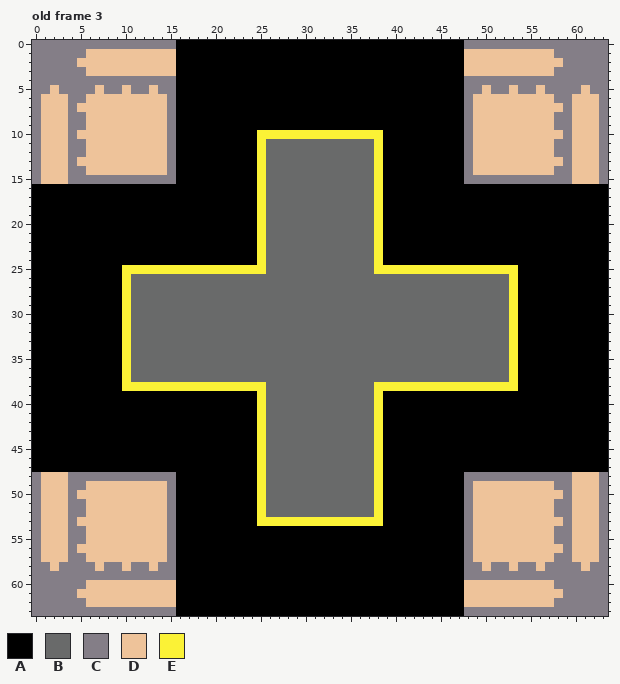
One commit to this pixel-art file: src/main/resources/Tiles.aseprite. Above, as it was before the edit.
64x64 pixels, 10 frames. Shown: old frame 3. The commit also changed other frames, which this record leaves out.
Palette (. is transparent): A #000000  B #696a6a  C #847e87  D #eec39a  E #fbf236
Pixels before, old frame 3, first column x 0:
 0 CCCCCCCCCCCCCCCCAAAAAAAAAAAAAAAAAAAAAAAAAAAAAAAACCCCCCCCCCCCCCCC
 1 CCCCCCDDDDDDDDDDAAAAAAAAAAAAAAAAAAAAAAAAAAAAAAAADDDDDDDDDDCCCCCC
 2 CCCCCDDDDDDDDDDDAAAAAAAAAAAAAAAAAAAAAAAAAAAAAAAADDDDDDDDDDDCCCCC
 3 CCCCCCDDDDDDDDDDAAAAAAAAAAAAAAAAAAAAAAAAAAAAAAAADDDDDDDDDDCCCCCC
 4 CCCCCCCCCCCCCCCCAAAAAAAAAAAAAAAAAAAAAAAAAAAAAAAACCCCCCCCCCCCCCCC
 5 CCDCCCCDCCDCCDCCAAAAAAAAAAAAAAAAAAAAAAAAAAAAAAAACCDCCDCCDCCCCDCC
 6 CDDDCCDDDDDDDDDCAAAAAAAAAAAAAAAAAAAAAAAAAAAAAAAACDDDDDDDDDCCDDDC
 7 CDDDCDDDDDDDDDDCAAAAAAAAAAAAAAAAAAAAAAAAAAAAAAAACDDDDDDDDDDCDDDC
 8 CDDDCCDDDDDDDDDCAAAAAAAAAAAAAAAAAAAAAAAAAAAAAAAACDDDDDDDDDCCDDDC
 9 CDDDCCDDDDDDDDDCAAAAAAAAAAAAAAAAAAAAAAAAAAAAAAAACDDDDDDDDDCCDDDC
10 CDDDCDDDDDDDDDDCAAAAAAAAAEEEEEEEEEEEEEEAAAAAAAAACDDDDDDDDDDCDDDC
11 CDDDCCDDDDDDDDDCAAAAAAAAAEBBBBBBBBBBBBEAAAAAAAAACDDDDDDDDDCCDDDC
12 CDDDCCDDDDDDDDDCAAAAAAAAAEBBBBBBBBBBBBEAAAAAAAAACDDDDDDDDDCCDDDC
13 CDDDCDDDDDDDDDDCAAAAAAAAAEBBBBBBBBBBBBEAAAAAAAAACDDDDDDDDDDCDDDC
14 CDDDCCDDDDDDDDDCAAAAAAAAAEBBBBBBBBBBBBEAAAAAAAAACDDDDDDDDDCCDDDC
15 CDDDCCCCCCCCCCCCAAAAAAAAAEBBBBBBBBBBBBEAAAAAAAAACCCCCCCCCCCCDDDC
16 AAAAAAAAAAAAAAAAAAAAAAAAAEBBBBBBBBBBBBEAAAAAAAAAAAAAAAAAAAAAAAAA
17 AAAAAAAAAAAAAAAAAAAAAAAAAEBBBBBBBBBBBBEAAAAAAAAAAAAAAAAAAAAAAAAA
18 AAAAAAAAAAAAAAAAAAAAAAAAAEBBBBBBBBBBBBEAAAAAAAAAAAAAAAAAAAAAAAAA
19 AAAAAAAAAAAAAAAAAAAAAAAAAEBBBBBBBBBBBBEAAAAAAAAAAAAAAAAAAAAAAAAA
20 AAAAAAAAAAAAAAAAAAAAAAAAAEBBBBBBBBBBBBEAAAAAAAAAAAAAAAAAAAAAAAAA
21 AAAAAAAAAAAAAAAAAAAAAAAAAEBBBBBBBBBBBBEAAAAAAAAAAAAAAAAAAAAAAAAA
22 AAAAAAAAAAAAAAAAAAAAAAAAAEBBBBBBBBBBBBEAAAAAAAAAAAAAAAAAAAAAAAAA
23 AAAAAAAAAAAAAAAAAAAAAAAAAEBBBBBBBBBBBBEAAAAAAAAAAAAAAAAAAAAAAAAA
24 AAAAAAAAAAAAAAAAAAAAAAAAAEBBBBBBBBBBBBEAAAAAAAAAAAAAAAAAAAAAAAAA
25 AAAAAAAAAAEEEEEEEEEEEEEEEEBBBBBBBBBBBBEEEEEEEEEEEEEEEEAAAAAAAAAA
26 AAAAAAAAAAEBBBBBBBBBBBBBBBBBBBBBBBBBBBBBBBBBBBBBBBBBBEAAAAAAAAAA
27 AAAAAAAAAAEBBBBBBBBBBBBBBBBBBBBBBBBBBBBBBBBBBBBBBBBBBEAAAAAAAAAA
28 AAAAAAAAAAEBBBBBBBBBBBBBBBBBBBBBBBBBBBBBBBBBBBBBBBBBBEAAAAAAAAAA
29 AAAAAAAAAAEBBBBBBBBBBBBBBBBBBBBBBBBBBBBBBBBBBBBBBBBBBEAAAAAAAAAA
30 AAAAAAAAAAEBBBBBBBBBBBBBBBBBBBBBBBBBBBBBBBBBBBBBBBBBBEAAAAAAAAAA
31 AAAAAAAAAAEBBBBBBBBBBBBBBBBBBBBBBBBBBBBBBBBBBBBBBBBBBEAAAAAAAAAA
32 AAAAAAAAAAEBBBBBBBBBBBBBBBBBBBBBBBBBBBBBBBBBBBBBBBBBBEAAAAAAAAAA
33 AAAAAAAAAAEBBBBBBBBBBBBBBBBBBBBBBBBBBBBBBBBBBBBBBBBBBEAAAAAAAAAA
34 AAAAAAAAAAEBBBBBBBBBBBBBBBBBBBBBBBBBBBBBBBBBBBBBBBBBBEAAAAAAAAAA
35 AAAAAAAAAAEBBBBBBBBBBBBBBBBBBBBBBBBBBBBBBBBBBBBBBBBBBEAAAAAAAAAA
36 AAAAAAAAAAEBBBBBBBBBBBBBBBBBBBBBBBBBBBBBBBBBBBBBBBBBBEAAAAAAAAAA
37 AAAAAAAAAAEBBBBBBBBBBBBBBBBBBBBBBBBBBBBBBBBBBBBBBBBBBEAAAAAAAAAA
38 AAAAAAAAAAEEEEEEEEEEEEEEEEBBBBBBBBBBBBEEEEEEEEEEEEEEEEAAAAAAAAAA
39 AAAAAAAAAAAAAAAAAAAAAAAAAEBBBBBBBBBBBBEAAAAAAAAAAAAAAAAAAAAAAAAA
40 AAAAAAAAAAAAAAAAAAAAAAAAAEBBBBBBBBBBBBEAAAAAAAAAAAAAAAAAAAAAAAAA
41 AAAAAAAAAAAAAAAAAAAAAAAAAEBBBBBBBBBBBBEAAAAAAAAAAAAAAAAAAAAAAAAA
42 AAAAAAAAAAAAAAAAAAAAAAAAAEBBBBBBBBBBBBEAAAAAAAAAAAAAAAAAAAAAAAAA
43 AAAAAAAAAAAAAAAAAAAAAAAAAEBBBBBBBBBBBBEAAAAAAAAAAAAAAAAAAAAAAAAA
44 AAAAAAAAAAAAAAAAAAAAAAAAAEBBBBBBBBBBBBEAAAAAAAAAAAAAAAAAAAAAAAAA
45 AAAAAAAAAAAAAAAAAAAAAAAAAEBBBBBBBBBBBBEAAAAAAAAAAAAAAAAAAAAAAAAA
46 AAAAAAAAAAAAAAAAAAAAAAAAAEBBBBBBBBBBBBEAAAAAAAAAAAAAAAAAAAAAAAAA
47 AAAAAAAAAAAAAAAAAAAAAAAAAEBBBBBBBBBBBBEAAAAAAAAAAAAAAAAAAAAAAAAA
48 CDDDCCCCCCCCCCCCAAAAAAAAAEBBBBBBBBBBBBEAAAAAAAAACCCCCCCCCCCCDDDC
49 CDDDCCDDDDDDDDDCAAAAAAAAAEBBBBBBBBBBBBEAAAAAAAAACDDDDDDDDDCCDDDC
50 CDDDCDDDDDDDDDDCAAAAAAAAAEBBBBBBBBBBBBEAAAAAAAAACDDDDDDDDDDCDDDC
51 CDDDCCDDDDDDDDDCAAAAAAAAAEBBBBBBBBBBBBEAAAAAAAAACDDDDDDDDDCCDDDC
52 CDDDCCDDDDDDDDDCAAAAAAAAAEBBBBBBBBBBBBEAAAAAAAAACDDDDDDDDDCCDDDC
53 CDDDCDDDDDDDDDDCAAAAAAAAAEEEEEEEEEEEEEEAAAAAAAAACDDDDDDDDDDCDDDC
54 CDDDCCDDDDDDDDDCAAAAAAAAAAAAAAAAAAAAAAAAAAAAAAAACDDDDDDDDDCCDDDC
55 CDDDCCDDDDDDDDDCAAAAAAAAAAAAAAAAAAAAAAAAAAAAAAAACDDDDDDDDDCCDDDC
56 CDDDCDDDDDDDDDDCAAAAAAAAAAAAAAAAAAAAAAAAAAAAAAAACDDDDDDDDDDCDDDC
57 CDDDCCDDDDDDDDDCAAAAAAAAAAAAAAAAAAAAAAAAAAAAAAAACDDDDDDDDDCCDDDC
58 CCDCCCCDCCDCCDCCAAAAAAAAAAAAAAAAAAAAAAAAAAAAAAAACCDCCDCCDCCCCDCC
59 CCCCCCCCCCCCCCCCAAAAAAAAAAAAAAAAAAAAAAAAAAAAAAAACCCCCCCCCCCCCCCC
60 CCCCCCDDDDDDDDDDAAAAAAAAAAAAAAAAAAAAAAAAAAAAAAAADDDDDDDDDDCCCCCC
61 CCCCCDDDDDDDDDDDAAAAAAAAAAAAAAAAAAAAAAAAAAAAAAAADDDDDDDDDDDCCCCC
62 CCCCCCDDDDDDDDDDAAAAAAAAAAAAAAAAAAAAAAAAAAAAAAAADDDDDDDDDDCCCCCC
63 CCCCCCCCCCCCCCCCAAAAAAAAAAAAAAAAAAAAAAAAAAAAAAAACCCCCCCCCCCCCCCC
New version:
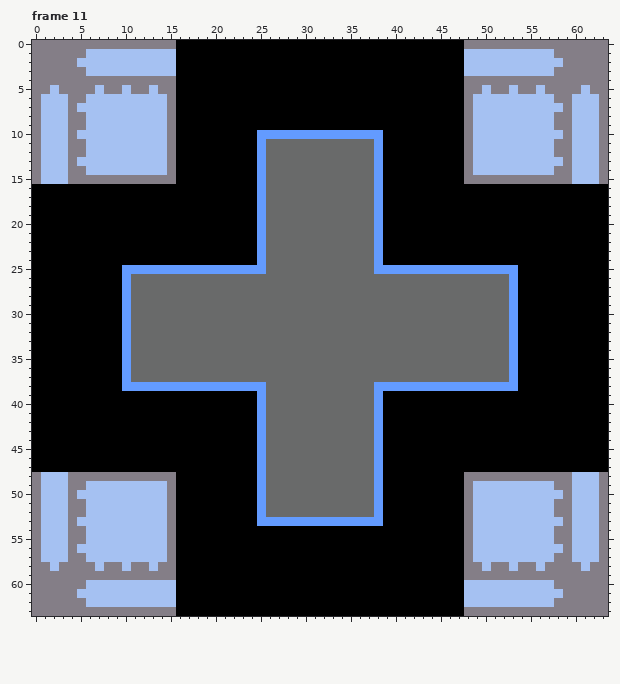
A new or re-ordered frame is compared with the old frame closest to it.
Changes in this commit:
frames 10 -> 17
colour D: #eec39a -> #a5c1f2
colour E: #fbf236 -> #639bff
Where, in picture pixels (left, top, right, bottom), the same in both pictures:
changed: (41, 49, 599, 607)
